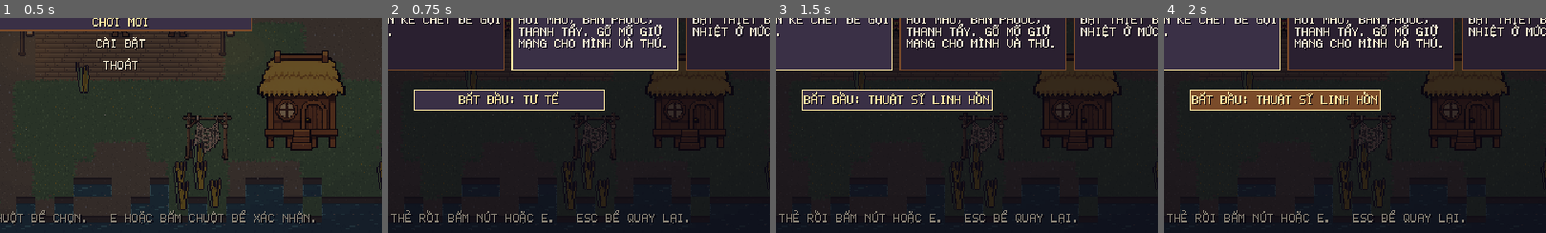
Above: before the commit, frames 1-4 (left to right).
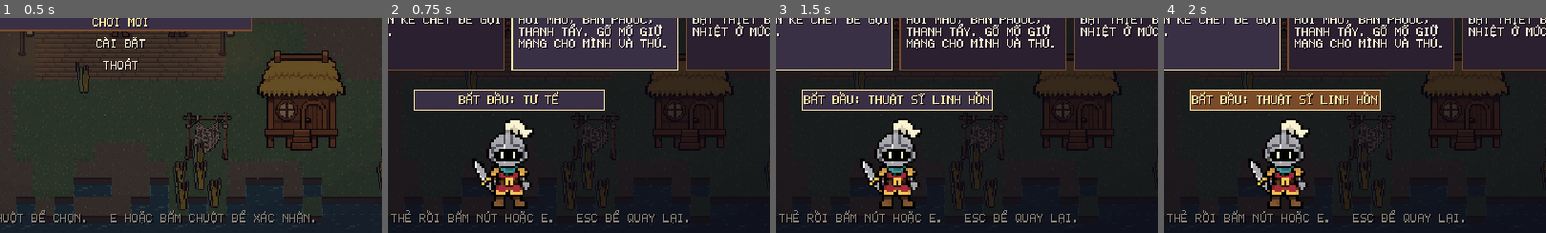
Above: after the commit, the same moments.

Repository: thaianh20021/game
Game: Godot game, scene res://main.tscn
Two runs of this game, one before a commit and one after it. Both use one fixed random seed, a clock stepped at 60 frames per second and the inputs below.
Inputs (mouse positions are % of the whole screen's width and height, from its top left):
- Up to frame 1 (0.5 s): no input
- Up to frame 2 (0.75 s): tap Enter at 0.5 s; move the mouse to (72, 45) at 0.52 s; hold D from 0.53 s (still down); hold J from 0.53 s (still down); click (72, 45) at 0.67 s
- Up to frame 3 (1.5 s): tap Space at 0.77, 1.25 s; release D at 1.25 s; release J at 1.25 s; drag from (30, 55) to (45, 70) at 1.27 s
- Up to frame 4 (2 s): no input
The pictures show only the part of the screen within x 34-84%, y 50-100%; the shares and areas given below are measured in that part.

Frame 1 is identical in both runs. In frame 2, 3.7% of the frame differs, in the area x 22-39%, y 46-89%; in frame 3, 3.7%; in frame 4, 3.7%.

Commit message:
Dư Vang: weapon styles, stone resonance, marked items, sets, casting gestures
Ideas taken from Titan Quest's item and skill systems, made our own:
each weapon base swings in its own style (blade, dagger, spear, maul, bow)
with its own last strike; two stones of a kind resonate for a random
bonus; twelve foe kinds each drop a marked item; two three-piece sets;
every non-swing skill is cast with one of five gestures. All 498 checks
still pass.

Co-Authored-By: Claude Opus 5.5 <noreply@anthropic.com>

Diff:
--- a/duvang/src/art.gd
+++ b/duvang/src/art.gd
@@ -546,6 +546,8 @@
 	"u_wave", "u_box", "u_free", "u_wick", "u_seed", "u_salt", "u_forge", "u_eight",
 	"r_steel", "r_thorn", "r_blood", "r_wind", "r_stone", "r_ember", "r_bell", "r_gold"]
 const HERO_FRAMES = ["idle", "w1", "w2", "w3", "wind", "slash"]
+# the look of each mastery (main_m) other than the Warrior, whose pictures are the plain h_, hd_ and hu_ ones
+const LOOKS = [1, 3, 6, 10, 15, 21, 28]
 
 static func load_optional() -> void:
 	var names = []
@@ -556,6 +558,9 @@
 	for fr in HERO_FRAMES:
 		names.append("hd_" + fr)
 		names.append("hu_" + fr)
+		for k in LOOKS:
+			for v in ["h_", "hd_", "hu_"]:
+				names.append("k%d_%s%s" % [k, v, fr])
 	for n in names:
 		var path = "res://assets/%s.png" % n
 		if ResourceLoader.exists(path):
--- a/duvang/src/data.gd
+++ b/duvang/src/data.gd
@@ -796,3 +796,75 @@
 static func reforge_cost(it: Dictionary) -> Array:
 	var n = int(it.get("plus", 0)) + 1
 	return [3 * n * (it.tier + 1), 25 * n * (it.rar + 1)]
+
+# ---------------------------------------------------------------- weapon styles
+# The base of a weapon decides how the chain of strikes swings, on top of its numbers.
+# speed scales the wind-up and recovery, reach and arc add to the swing, dmg scales it, last is what the last strike does.
+const WSTYLE = {
+	"blade": {"name": "LƯỠI", "speed": 1.0, "reach": 0.0, "arc": 0.0, "dmg": 1.0, "last": "", "text": "CHUỖI CHÉM CÂN BẰNG"},
+	"dagger": {"name": "DAO", "speed": 0.85, "reach": -6.0, "arc": -10.0, "dmg": 0.85, "last": "poison", "text": "NHANH, TẦM NGẮN, NHÁT CUỐI GÂY ĐỘC"},
+	"spear": {"name": "GIÁO", "speed": 1.1, "reach": 12.0, "arc": -30.0, "dmg": 1.0, "last": "pierce", "text": "ĐÂM HẸP, TẦM XA, NHÁT CUỐI XUYÊN HÀNG"},
+	"maul": {"name": "VỒ", "speed": 1.15, "reach": 2.0, "arc": 25.0, "dmg": 1.15, "last": "stun", "text": "CHẬM, QUÉT RỘNG, NHÁT CUỐI LÀM CHOÁNG"},
+	"bow": {"name": "CUNG", "speed": 1.0, "reach": 0.0, "arc": 0.0, "dmg": 1.0, "last": "", "text": "BA MŨI TÊN, MŨI CUỐI XUYÊN"},
+}
+const WSTYLE_OF = {"DAO GĂM ĐẦM": "dagger", "GIÁO BẾN": "spear", "SÀO THU PHÍ": "spear",
+	"VỒ ĐÊ": "maul", "BÚA CHUÔNG": "maul", "BÚA BẠCH LÔ": "maul"}
+
+static func wstyle(it) -> String:
+	if it == null or it.slot != "weapon":
+		return "blade"
+	if is_bow(it):
+		return "bow"
+	for base in WSTYLE_OF:
+		if it.name.begins_with(base):
+			return WSTYLE_OF[base]
+	return "blade"
+
+# two stones of the same kind in one item resonate: one of these three, drawn at random, is added to the item
+const RUNE_BONUS = {
+	"steel": [{"stag": 30}, {"crit": 4}, {"atk": 3}],
+	"thorn": [{"crit": 5}, {"leech": 2}, {"haste": 6}],
+	"blood": [{"leech": 3}, {"regen": 2}, {"hp": 25}],
+	"wind": [{"spd": 6}, {"haste": 8}, {"cdr": 4}],
+	"stone": [{"def": 4}, {"hp": 30}, {"regen": 1}],
+	"ember": [{"rage": 25}, {"atk": 3}, {"haste": 6}],
+	"bell": [{"cdr": 6}, {"rage": 20}, {"crit": 3}],
+	"gold": [{"gold": 30}, {"crit": 3}, {"spd": 5}],
+}
+
+# ---------------------------------------------------------------- marked items: one per foe kind, with its way of fighting
+# Each starts with a base name, so it takes that base's picture and weapon style. 3% from a plain foe of that kind, 12% from an elite.
+const SIGS = {
+	"reed": ["BÙA MÕ LAU ẢNH", "charm", {"hp": 20, "haste": 6}],
+	"heron": ["GIÁO BẾN MỎ CÒ", "weapon", {"atk": 8, "reach": 12, "crit": 4}],
+	"porter": ["VỒ ĐÊ PHU PHÀ", "weapon", {"atk": 11, "stag": 60, "haste": -10}],
+	"leech": ["DAO GĂM ĐẦM CỦA ĐỈA", "weapon", {"atk": 6, "haste": 14, "leech": 3}],
+	"wolf": ["ÁO CHOÀNG PHÀ LÔNG SÓI", "armor", {"def": 6, "spd": 8}],
+	"deer": ["GIÁP LƯỚI SỪNG HƯƠU", "armor", {"def": 8, "hp": 30}],
+	"crab": ["GIÁP TRẠM VỎ CUA", "armor", {"def": 12, "spd": -3, "regen": 1}],
+	"diver": ["ÂM THOA THỢ LẶN", "charm", {"hp": 25, "cdr": 8}],
+	"slag": ["BÚA CHUÔNG XỈ", "weapon", {"atk": 15, "stag": 70, "haste": -14}],
+	"moth": ["LÔNG CÒ CÁNH BƯỚM", "charm", {"hp": 15, "spd": 6, "crit": 3}],
+	"scribe": ["SÀO THU PHÍ BÚT LẠI", "weapon", {"atk": 12, "reach": 14, "cdr": 5}],
+	"guard": ["GIÁP TRẠM CẤM VỆ", "armor", {"def": 14, "hp": 35, "spd": -4}],
+}
+
+static func sig_item(kind: String) -> Dictionary:
+	var S = SIGS[kind]
+	return {"name": S[0], "slot": S[1], "rar": 2, "tier": 2, "stats": S[2].duplicate(), "uniq": "", "sig": kind}
+
+# ---------------------------------------------------------------- sets: three pieces, a bonus at two and another at three
+const SETS = {
+	"watch": {"name": "BỘ NGƯỜI GÁC MÕ", "pieces": [["ĐAO ĐỒNG GÁC MÕ", "weapon", {"atk": 12, "def": 2}], ["ÁO ĐÊ GÁC MÕ", "armor", {"def": 8, "hp": 15}], ["BÙA MÕ GÁC ĐÊM", "charm", {"hp": 30, "regen": 1}]],
+		"two": {"def": 4, "hp": 25}, "three": {"cdr": 10, "atk": 4}},
+	"guild": {"name": "BỘ THỢ LẶN PHƯỜNG", "pieces": [["MÓC PHÀ PHƯỜNG", "weapon", {"atk": 9, "haste": 8}], ["KHỐ LỘI NƯỚC PHƯỜNG", "armor", {"def": 5, "spd": 6}], ["HỘP MẢNH CHUÔNG PHƯỜNG", "charm", {"hp": 25, "gold": 20}]],
+		"two": {"spd": 5, "leech": 2}, "three": {"haste": 10, "crit": 5}},
+}
+
+static func set_piece(sid: String, i: int) -> Dictionary:
+	var P = SETS[sid].pieces[i]
+	return {"name": P[0], "slot": P[1], "rar": 2, "tier": 2, "stats": P[2].duplicate(), "uniq": "", "set": sid}
+
+static func random_set_piece() -> Dictionary:
+	var ids = SETS.keys()
+	return set_piece(ids[randi() % ids.size()], randi() % 3)
--- a/duvang/src/game.gd
+++ b/duvang/src/game.gd
@@ -196,7 +196,7 @@
 		"shield": 0.0, "shield_hit": 0.0, "bronze": 0.0, "debt": false, "bash_more": false, "bash_t": -9.0, "break_t": 0.0, "fake_t": 0.0, "die_t": 0.0,
 		"focus_t": 0.0, "focused": false, "focus_until": 0.0, "aim_need": 0.6, "chop_t": 0.0, "idle_t": 0.0, "signal_t": 0.0, "track_t": 0.0,
 		"still_t": 0.0, "post": false, "hunt_all": 0.0, "reso_t": -9.0,
-		"cast_t": 0.0,
+		"cast_t": 0.0, "cast_kind": "throw",
 		"devo": 0.0, "bless_t": 0.0, "vow_t": 0.0, "vigil_t": 0.0, "zeal_t": 0.0, "hots": [], "rise_t": 0.0, "linked": false, "nqlit_t": 0.0,
 		"parry_ext": false, "iron_n": 0, "iron_t": 0.0, "lastrun": 0, "longx": false, "reap2": false, "deep_t": 0.0,
 		"heat": 0.0, "over": 0.0, "over_max": 4.0, "boost_t": 0.0, "hook_t": -9.0, "hookslam_t": 0.0, "tkmine_t": 0.0, "plcool_t": 0.0, "scrap_t": 0.0, "clpet_t": 0.0,
@@ -225,6 +225,24 @@
 					stats.mhp += D.RUNES[rid].stats[k]
 				else:
 					stats[k] += D.RUNES[rid].stats[k]
+		for k in it.get("bonus", {}):
+			if k == "hp":
+				stats.mhp += it.bonus[k]
+			else:
+				stats[k] += it.bonus[k]
+	var sc = set_counts()
+	for sid in sc:
+		var bonus = {}
+		if sc[sid] >= 2:
+			bonus.merge(D.SETS[sid].two)
+		if sc[sid] >= 3:
+			for k in D.SETS[sid].three:
+				bonus[k] = bonus.get(k, 0) + D.SETS[sid].three[k]
+		for k in bonus:
+			if k == "hp":
+				stats.mhp += bonus[k]
+			else:
+				stats[k] += bonus[k]
 	if tree.has("ost_ghost"):
 		stats.mhp *= 0.9
 	if tree.has("unseen"):
@@ -263,6 +281,9 @@
 		return null
 	it.rar = int(it.rar)
 	it.tier = int(it.tier)
+	if it.has("bonus"):
+		for k in it.bonus:
+			it.bonus[k] = int(it.bonus[k])
 	if it.has("plus"):
 		it.plus = int(it.plus)
 	if it.has("runes"):
@@ -710,6 +731,17 @@
 		a[5] += 20.0
 	if p.skill == "" and D.is_bow(eq.weapon):
 		a[6] = 0.0   # an archer does not step into the shot
+	if p.skill == "":
+		# the weapon's style: daggers quick and short, spears long and narrow, mauls slow and wide
+		var W = D.WSTYLE[D.wstyle(eq.weapon)]
+		a[0] *= W.speed
+		a[2] *= W.speed
+		a[3] *= W.dmg
+		a[4] += W.reach
+		a[5] = maxf(20.0, a[5] + W.arc)
+		if W.last == "pierce" and p.idx == chain_len() - 1:
+			a[4] += 16.0
+			a[5] = 22.0
 	if p.skill == "" and tree.has("fourth"):
 		a[0] += F
 	var haste = stats.haste + (25.0 if p.boost_t > 0.0 else 0.0) + (20.0 if (tree.has("tk_armor") and hot()) else 0.0)
@@ -1064,7 +1096,7 @@
 			begin_swing(id)
 	p.smult = 1.0
 	if p.state == "idle":
-		p.cast_t = 0.25
+		cast_fx(id)
 	if id == "shadow" and tree.has("gh_step") and t >= p.ghstep_t:
 		p.ghstep_t = t + 6.0
 		add_ghost(p.pos, 5.0, true)
@@ -1540,6 +1572,13 @@
 						mark(f, p.elem)
 				if last and has_uniq("forge"):
 					mark(f, "burn")
+				if last:
+					match D.WSTYLE[D.wstyle(eq.weapon)].last:
+						"poison":
+							poison(f, 1)
+						"stun":
+							if not D.FOES[f.kind].get("big", false):
+								stagger(f, 0.6)
 				elif p.skill == "toll" and tree.has("afterglow"):
 					for mk in ["burn", "chill", "shock"]:
 						mark(f, mk)
@@ -1715,6 +1754,10 @@
 		drop(f.pos, "gold", g / coins + (g % coins if i == 0 else 0), null)
 	if K.get("big", false) or (elite != "" and randf() < 0.3):
 		drop(f.pos, "item", 0, D.random_rune())
+	if zone.tier >= 1 and randf() < (0.25 if K.get("big", false) else (0.08 if elite != "" else 0.0)):
+		drop(f.pos, "item", 0, D.random_set_piece())
+	if D.SIGS.has(f.kind) and randf() < (0.12 if elite != "" else 0.03):
+		drop(f.pos, "item", 0, D.sig_item(f.kind))
 	if randf() < 0.08 or f.kind == "boss":
 		drop(f.pos, "potion", 1, null)
 	if randf() < K.loot + 0.06 * zone.get("tide", 0) or elite != "":
@@ -3076,10 +3119,30 @@
 				arc = [base, base + TAU * 0.999, arc[2], a[4]]
 	if p.state == "atk" and p.skill == "" and D.is_bow(eq.weapon):
 		arc = null   # an arrow, not a blade
-	if p.state == "aim" or (p.state == "idle" and p.cast_t > 0.0):
-		# drawing the bow, or a spell leaving the hand
+	if p.state == "aim":
+		# drawing the bow
 		name = "h_wind"
 		off = -p.aim * 1.5 + Vector2(0, -1)
+	elif p.state == "idle" and p.cast_t > 0.0:
+		# the casting gesture (cast_fx): k runs from 0 to 1 over the gesture
+		var k = 1.0 - p.cast_t / 0.35
+		match p.cast_kind:
+			"channel":
+				name = "h_wind"
+				off = Vector2(0, -2.0 * sin(k * PI))
+			"roar":
+				name = "h_slash"
+				squash = -int(3.0 * sin(k * PI))
+			"pray":
+				name = "h_idle"
+				off = Vector2(0, -4.0 * sin(k * PI))
+			"kneel":
+				name = "h_wind"
+				squash = int(4.0 * sin(k * PI))
+			_:
+				name = "h_slash" if k > 0.3 else "h_wind"
+				off = p.aim * (4.0 * sin(k * PI))
+				rot = 0.12 * sin(k * PI) * (1.0 if p.aim.x >= 0.0 else -1.0)
 	if p.flash > 0.0 and p.state != "dead":
 		# struck: the body jerks back from the blow
 		rot = 0.18 * (1.0 if flip else -1.0)
@@ -3090,6 +3153,10 @@
 		if Art.T.has(alt):
 			name = alt
 			flip = false
+	# each mastery has its own look (Art.LOOKS); the Warrior and any look not made yet use the plain pictures
+	var look = "k%d_%s" % [main_m, name]
+	if Art.T.has(look):
+		name = look
 	var tex: Texture2D = Art.T[name]
 	var w = tex.get_width()
 	var h = tex.get_height()
@@ -5216,6 +5283,9 @@
 		var held: Array = it.get("runes", [])
 		if held.size() < D.sockets(it):
 			held.append(r.rune)
+			if held.count(r.rune) == 2 and not it.has("bonus"):
+				it.bonus = D.RUNE_BONUS[r.rune][randi() % 3].duplicate()
+				toast("HAI %s CỘNG HƯỞNG: %s." % [r.name, D.STAT_NAME[it.bonus.keys()[0]]], Color("9fe3e0"))
 			it.runes = held
 			inv.remove_at(i)
 			recompute()
@@ -5271,3 +5341,54 @@
 	recompute()
 	toast("%s RÈN LÊN +%d." % [it.name, it.plus], Color("ffe9a3"))
 	Sfx.play("slam", 1.6)
+
+# how many pieces of each set are worn
+func set_counts() -> Dictionary:
+	var n = {}
+	for slot in D.SLOTS:
+		var it = eq[slot]
+		if it != null and it.has("set"):
+			n[it.set] = n.get(it.set, 0) + 1
+	return n
+
+# ---------------------------------------------------------------- how each skill is cast
+# Swings, dashes and the aimed shot have their own motion. Every other skill falls in one of five casting gestures.
+const CAST_ANIM = {
+	"roar": ["cry", "taunt", "bighunt", "boost"],
+	"pray": ["summon", "sacrifice", "soulform", "night", "knell", "holy", "bless", "vow", "vigil", "raise", "bronze", "bellwork"],
+	"kneel": ["snare", "mine", "turret", "bellmine", "wall", "cover"],
+	"throw": ["darts", "seal", "hook", "sic", "hunt", "weaken", "chain", "mute", "purge", "vent", "rain", "venom", "smoke", "verdict"],
+}
+
+func cast_kind(id: String) -> String:
+	if Sk.NODES[id].has("el"):
+		return "channel"
+	for k in CAST_ANIM:
+		if CAST_ANIM[k].has(id):
+			return k
+	return "throw"
+
+# starts the gesture and its burst of light
+func cast_fx(id: String) -> void:
+	var k = cast_kind(id)
+	p.cast_kind = k
+	p.cast_t = 0.35
+	var col = Color("ffe9a3")
+	match k:
+		"channel":
+			col = Sk.MARK_COL[Sk.NODES[id].el]
+			rings.append({"pos": p.pos, "r": 20.0, "life": 0.3, "max": 0.3, "col": col})
+			for i in 8:
+				parts.append({"pos": p.pos + Vector2(randf_range(-8, 8), -randf_range(4, 24)), "vel": Vector2(0, -randf_range(30, 60)), "life": 0.4, "max": 0.4, "col": col, "g": 0.0, "size": 2})
+		"roar":
+			rings.append({"pos": p.pos, "r": 46.0, "life": 0.3, "max": 0.3, "col": col})
+			shake = maxf(shake, 1.5)
+		"pray":
+			col = VONG if Sk.NODES[id].get("m", 0) in [6, 25, 32] else Color("fff0b0")
+			rings.append({"pos": p.pos, "r": 26.0, "life": 0.45, "max": 0.45, "col": col})
+		"kneel":
+			col = Color("c98a4a")
+			for i in 6:
+				parts.append({"pos": p.pos + Vector2(randf_range(-10, 10), -2), "vel": Vector2(randf_range(-30, 30), -randf_range(10, 30)), "life": 0.3, "max": 0.3, "col": Color("8d7c5e"), "g": 160.0, "size": 2})
+		"throw":
+			parts.append({"pos": p.pos + p.aim * 10.0 + Vector2(0, -16), "vel": p.aim * 80.0, "life": 0.2, "max": 0.2, "col": IVORY, "g": 0.0, "size": 2})
--- a/duvang/src/menu.gd
+++ b/duvang/src/menu.gd
@@ -234,6 +234,15 @@
 		var lines = Ui.wrap_text(C.line, 22)
 		for j in lines.size():
 			Txt.text(g, r.position + Vector2(6, 32 + j * 10), lines[j], IVORY if ok else Color("5a4e66"))
+	# the chosen mastery's look, twice the size, under the start button
+	var cm = CLASSES[g.csel].m
+	var pic = "hd_idle"
+	if Art.T.has("k%d_hd_idle" % cm):
+		pic = "k%d_hd_idle" % cm
+	if Art.T.has(pic):
+		var tex: Texture2D = Art.T[pic]
+		var sz = tex.get_size() * 2.0
+		g.draw_texture_rect(tex, Rect2(Vector2(view.x / 2.0 - sz.x / 2.0, 264.0).floor(), sz), false)
 	var sr = start_rect(view)
 	g.draw_rect(sr, GOLD)
 	g.draw_rect(Rect2(sr.position + Vector2(1, 1), sr.size - Vector2(2, 2)), Color("7a4b2a") if sr.has_point(g.ui_mouse()) else Color("3a3046"))
--- a/duvang/src/ui.gd
+++ b/duvang/src/ui.gd
@@ -355,7 +355,13 @@
 	var tx = r.position.x + 132
 	if hover != null:
 		Txt.text(g, Vector2(tx, ty), hover.name + (" +%d" % hover.plus if int(hover.get("plus", 0)) > 0 else ""), D.RAR_COL[hover.rar])
-		Txt.text(g, Vector2(tx, ty + 10), "%s %s" % [D.SLOT_NAME[hover.slot], D.RAR_NAME[hover.rar]], DIM)
+		var kind_line = "%s %s" % [D.SLOT_NAME[hover.slot], D.RAR_NAME[hover.rar]]
+		if hover.slot == "weapon":
+			var WS = D.WSTYLE[D.wstyle(hover)]
+			kind_line += "   KIỂU %s: %s" % [WS.name, WS.text]
+		Txt.text(g, Vector2(tx, ty + 10), kind_line, DIM)
+		if hover.has("sig"):
+			Txt.text(g, Vector2(r.end.x - 12 - Txt.width("MANG DẤU " + D.FOES[hover.sig].name), ty + 10), "MANG DẤU " + D.FOES[hover.sig].name, Color("ffb347"))
 		var worn = g.eq.get(hover.slot)
 		var keys = hover.stats.keys()
 		if worn != null and not hover_eq:
@@ -380,6 +386,10 @@
 			var names = held.map(func(rid): return D.RUNES[rid].name.substr(6))
 			Txt.text(g, Vector2(tx, ty + 22 + n * 10), "ĐÁ ÂM %d/%d %s" % [held.size(), socks, " ".join(PackedStringArray(names))], Color("9fe3e0"))
 			n += 1
+			if hover.has("bonus"):
+				var bk = hover.bonus.keys()[0]
+				Txt.text(g, Vector2(tx, ty + 22 + n * 10), "CỘNG HƯỞNG: %s %d" % [D.STAT_NAME[bk], hover.bonus[bk]], Color("9fe3e0"))
+				n += 1
 		if g.shop and hover.slot != "rune" and int(hover.get("plus", 0)) < D.PLUS_MAX:
 			var rc = D.reforge_cost(hover)
 			Txt.text(g, Vector2(tx, ty + 22 + n * 10), "U RÈN +%d: %d XỈ, %d VÀNG.  K RÃ: +%d XỈ" % [int(hover.get("plus", 0)) + 1, rc[0], rc[1], D.salvage_of(hover)], Color("c98a4a"))
@@ -387,6 +397,17 @@
 		if hover.slot == "rune":
 			Txt.text(g, Vector2(tx, ty + 22 + n * 10), "Ở CỬA HÀNG: BẤM ĐỂ GHÉP VÀO MÓN ĐANG MẶC.", Color("9fe3e0"))
 			n += 1
+		if hover.has("set"):
+			var S = D.SETS[hover.set]
+			var worn_n = g.set_counts().get(hover.set, 0)
+			Txt.text(g, Vector2(tx, ty + 22 + n * 10), "%s (%d/3 ĐANG MẶC)" % [S.name, worn_n], Color("8fe08a"))
+			n += 1
+			for step in [["2 MÓN", S.two, 2], ["3 MÓN", S.three, 3]]:
+				var parts = []
+				for k in step[1]:
+					parts.append("%s %d" % [D.STAT_NAME[k], step[1][k]])
+				Txt.text(g, Vector2(tx, ty + 22 + n * 10), "%s: %s" % [step[0], ", ".join(PackedStringArray(parts))], Color("8fe08a") if worn_n >= step[2] else Color("5a6e5a"))
+				n += 1
 		if hover.uniq != "":
 			Txt.text(g, Vector2(tx, ty + 24 + n * 10), D.UNIQ_TEXT[hover.uniq], D.RAR_COL[3])
 		Txt.text(g, Vector2(r.end.x - 12 - Txt.width("BÁN ĐƯỢC 000"), ty), "BÁN ĐƯỢC %d" % D.value(hover), GOLD)
Not shown, changed: duvang/ROADMAP.md
